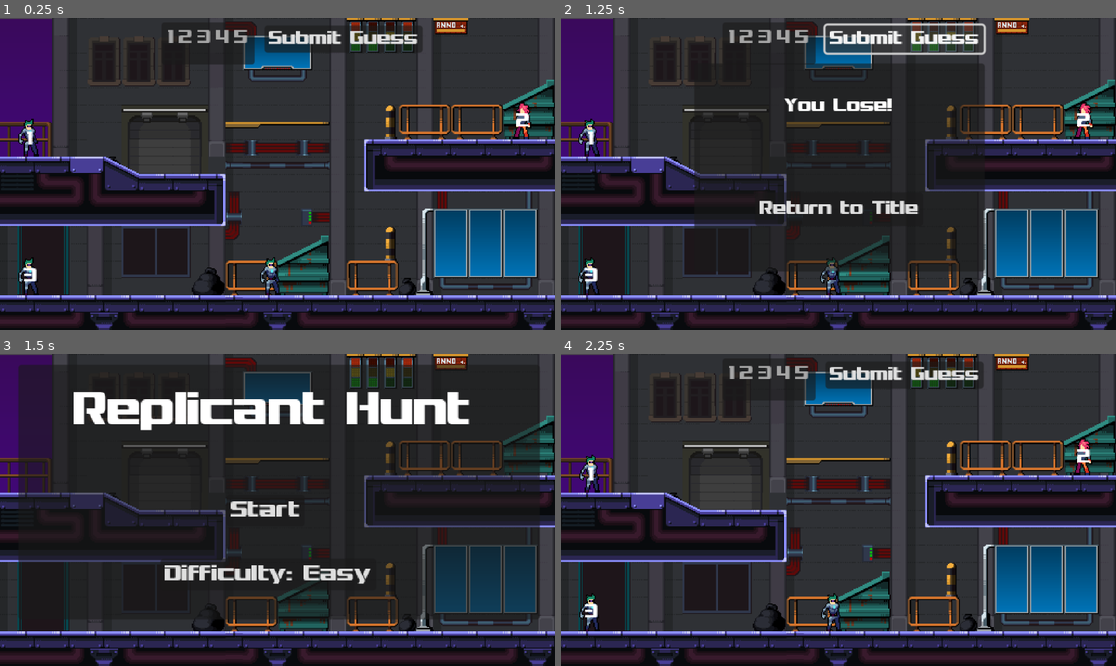
Above: before the commit, frames 1-4 (two rows, left to right).
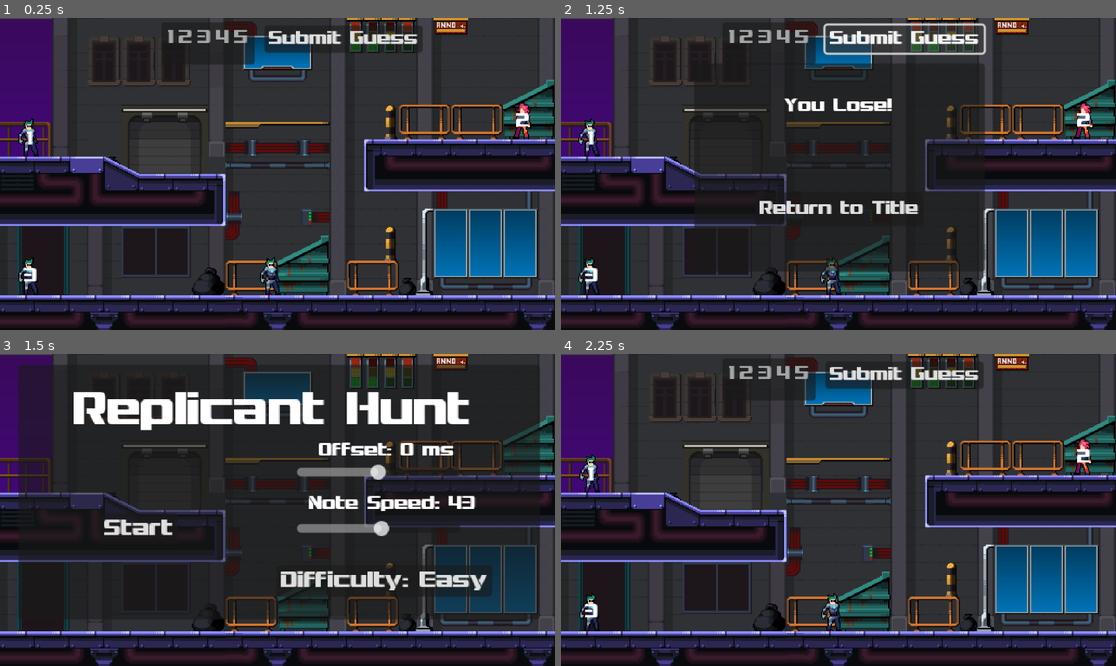
Above: after the commit, the same moments.

Repository: mikyu39/postmodern-game
Game: Godot game, scene res://Scenes/game.tscn
Same seed, same stepped clock (60 frames per second), same inputs: the game is played once before the commit and once after it.
Inputs:
- Up to frame 1 (0.25 s): no input
- Up to frame 2 (1.25 s): click "Submit Guess" at 0.5 s
- Up to frame 3 (1.5 s): click "Return to Title" at 1.25 s
- Up to frame 4 (2.25 s): click "Start" at 2 s

Frames 1-2 are identical in both runs. In frame 3, 6.4% of the frame differs, in the area x 18-89%, y 28-78%; in frame 4, nothing differs.

Commit message:
added slight adjustments to title screen.

Diff:
--- a/cyberpunkfinal/Scenes/title.tscn
+++ b/cyberpunkfinal/Scenes/title.tscn
@@ -47,24 +47,59 @@
 
 [node name="Start" type="Button" parent="Panel"]
 layout_mode = 0
-offset_left = 192.0
-offset_top = 120.0
-offset_right = 264.0
-offset_bottom = 149.0
+offset_left = 75.0
+offset_top = 137.0
+offset_right = 147.0
+offset_bottom = 166.0
 theme_override_fonts/font = ExtResource("4_3eqdi")
 theme_override_font_sizes/font_size = 20
 text = "Start"
 
 [node name="Difficulty" type="Button" parent="Panel"]
 layout_mode = 0
-offset_left = 131.0
-offset_top = 179.0
-offset_right = 330.0
-offset_bottom = 208.0
+offset_left = 238.0
+offset_top = 185.0
+offset_right = 437.0
+offset_bottom = 214.0
 theme_override_fonts/font = ExtResource("4_3eqdi")
 theme_override_font_sizes/font_size = 20
 text = "Difficulty: Easy
 "
+
+[node name="SpeedLabel" type="RichTextLabel" parent="Panel"]
+layout_mode = 0
+offset_left = 268.0
+offset_top = 120.0
+offset_right = 436.0
+offset_bottom = 160.0
+theme_override_fonts/normal_font = ExtResource("4_3eqdi")
+text = "Note Speed: 43"
+
+[node name="NoteSpeed" type="HSlider" parent="Panel"]
+layout_mode = 0
+offset_left = 257.0
+offset_top = 143.0
+offset_right = 408.0
+offset_bottom = 159.0
+min_value = 30.0
+max_value = 55.0
+value = 43.0
+
+[node name="OffsetLabel" type="RichTextLabel" parent="Panel"]
+offset_left = 277.0
+offset_top = 71.0
+offset_right = 480.0
+offset_bottom = 111.0
+theme_override_fonts/normal_font = ExtResource("4_3eqdi")
+text = "Offset: 0 ms"
+
+[node name="Offset" type="HSlider" parent="Panel"]
+offset_left = 257.0
+offset_top = 91.0
+offset_right = 408.0
+offset_bottom = 107.0
+min_value = -100.0
+rounded = true
 
 [node name="Camera2D" type="Camera2D" parent="."]
 position = Vector2(272, 144)
@@ -72,3 +107,5 @@
 
 [connection signal="pressed" from="Panel/Start" to="." method="_on_start_pressed"]
 [connection signal="pressed" from="Panel/Difficulty" to="." method="_on_difficulty_pressed"]
+[connection signal="value_changed" from="Panel/NoteSpeed" to="." method="_on_note_speed_value_changed"]
+[connection signal="value_changed" from="Panel/Offset" to="." method="_on_offset_value_changed"]
--- a/cyberpunkfinal/Scripts/game.gd
+++ b/cyberpunkfinal/Scripts/game.gd
@@ -32,6 +32,10 @@
 var maps = [1,2,3,4,5]
 
 var winning = false
+
+var note_speed = 0
+
+var offset = 0
 
 @onready
 var scene = load("res://Scenes/rhythm_game.tscn").instantiate()
@@ -105,7 +109,9 @@
 	$Camera2D/Results.visible = true
 
 
-func set_game(difficulty):
+func set_game(difficulty, speed, off):
+	note_speed = speed
+	offset = off
 	is_easy = difficulty
 	replicant.shuffle()
 	maps.shuffle()
@@ -124,7 +130,7 @@
 		if can_psycho:
 			get_tree().root.add_child(scene)
 			# update the hair value to the new scene
-			get_node("/root/RhythmGame").set_map(map, is_easy)
+			get_node("/root/RhythmGame").set_map(map, is_easy, note_speed, offset)
 			# free the current scene
 			get_node("/root/GameManager").free()
 		if can_interact_npc:
--- a/cyberpunkfinal/Scripts/rhythm_game.gd
+++ b/cyberpunkfinal/Scripts/rhythm_game.gd
@@ -418,7 +418,9 @@
 			$HoldSoundPlayer.play()
 			last_played_hold = curtime
 
-func set_map(in_map, is_easy):
+func set_map(in_map, is_easy, speed, off):
+	note_speed = speed
+	timer_offset = off
 	map = "map" + str(in_map)
 	var map_string = "map" + str(in_map)
 	if is_easy:
--- a/cyberpunkfinal/Scripts/title.gd
+++ b/cyberpunkfinal/Scripts/title.gd
@@ -4,9 +4,13 @@
 
 var is_easy = true
 
+var note_speed = 43
+
+var offset = 0
+
 func _on_start_pressed() -> void:
 	get_tree().root.add_child(scene.instantiate())
-	get_node("/root/GameManager").set_game(is_easy)
+	get_node("/root/GameManager").set_game(is_easy, note_speed, offset)
 	get_node("/root/Title").queue_free()
 
 
@@ -17,3 +21,13 @@
 		$Panel/Difficulty.text = "Difficulty: Easy"
 	else:
 		$Panel/Difficulty.text = "Difficulty: Hard"
+
+
+func _on_note_speed_value_changed(value: float) -> void:
+	note_speed = int(value)
+	$Panel/SpeedLabel.text = "Note Speed: " + str(note_speed)
+
+
+func _on_offset_value_changed(value: float) -> void:
+	offset = int(value)
+	$Panel/OffsetLabel.text = "Offset: " + str(offset) + " ms"
